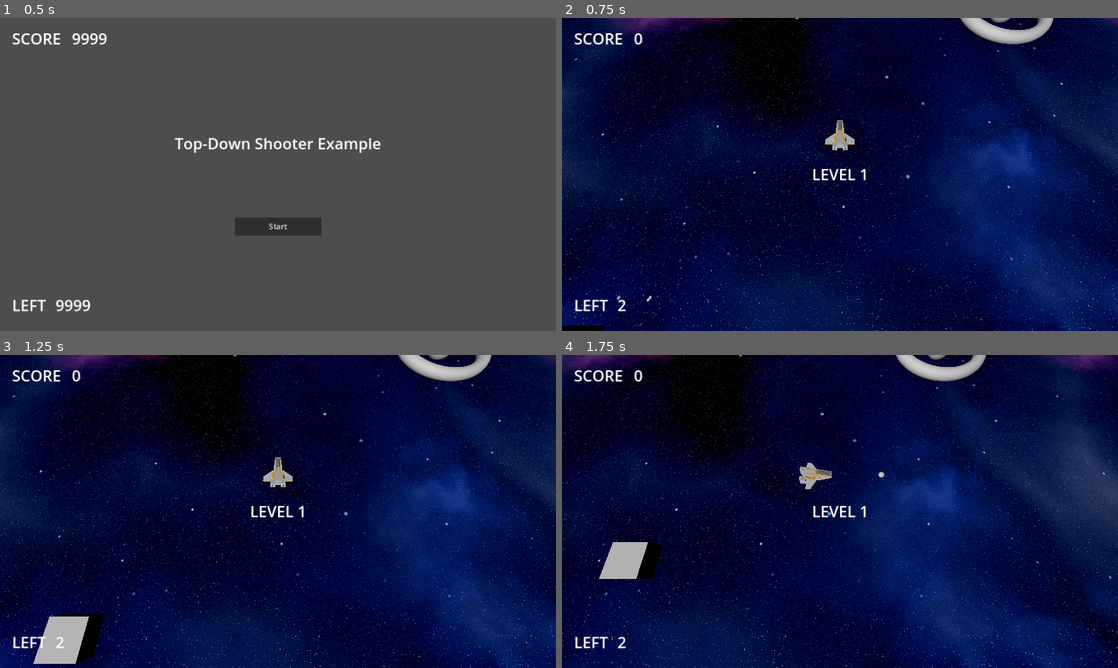
Above: before the commit, frames 1-4 (two rows, left to right).
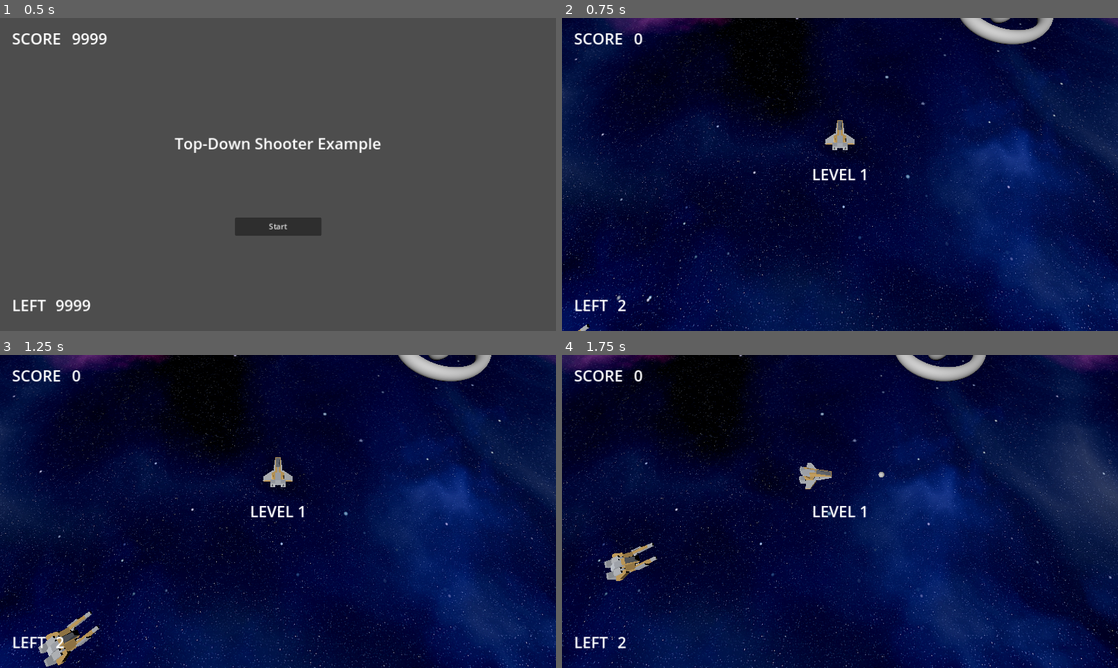
Above: after the commit, the same moments.

Repository: korinVR/TopDownShooterExample
Game: Godot game, scene res://main.tscn
The game is run twice, just before and just after one commit, with the same random seed, the same clock (stepped at 60 frames per second) and the same inputs.
Inputs:
- Up to frame 1 (0.5 s): no input
- Up to frame 2 (0.75 s): click "Start" at 0.5 s
- Up to frame 3 (1.25 s): no input
- Up to frame 4 (1.75 s): hold Right (ui_right) from 1.28 s (still down); tap Space (Fire) at 1.35 s

Frame 1 is identical in both runs. In frame 2, 0.1% of the frame differs, in the area x 0-8%, y 97-100%; in frame 3, 1.4%, in the area x 6-19%, y 81-100%; in frame 4, 1.0%.

Commit message:
Add enemy model

Diff:
--- a/enemy_ship/enemy_ship.gd
+++ b/enemy_ship/enemy_ship.gd
@@ -15,6 +15,8 @@
 		return
 	var direction = (%Player.global_position - global_position).normalized()
 	apply_force(direction * acceleration)
+
+	$Model.look_at(%Player.global_position)
 
 func _process(delta: float) -> void:
 	if %Player == null:
--- a/enemy_ship/enemy_ship.tscn
+++ b/enemy_ship/enemy_ship.tscn
@@ -1,6 +1,7 @@
-[gd_scene load_steps=4 format=3 uid="uid://dbajpjqyku81r"]
+[gd_scene load_steps=5 format=3 uid="uid://dbajpjqyku81r"]
 
 [ext_resource type="Script" path="res://enemy_ship/enemy_ship.gd" id="1_ray2f"]
+[ext_resource type="PackedScene" uid="uid://bt0t81eg1faxa" path="res://enemy_ship/craft_miner.glb" id="2_24txi"]
 
 [sub_resource type="BoxMesh" id="BoxMesh_jux8r"]
 size = Vector3(10, 5, 10)
@@ -21,8 +22,15 @@
 acceleration = 1e+06
 enemy_shot_speed = 50.0
 
-[node name="MeshInstance3D" type="MeshInstance3D" parent="."]
+[node name="Model" type="Node3D" parent="."]
+
+[node name="MeshInstance3D" type="MeshInstance3D" parent="Model"]
+visible = false
 mesh = SubResource("BoxMesh_jux8r")
+skeleton = NodePath("../..")
+
+[node name="craft_miner" parent="Model" instance=ExtResource("2_24txi")]
+transform = Transform3D(4.5, 0, 0, 0, 4.5, 0, 0, 0, 4.5, -8.9419, -1.04972, -6.86079)
 
 [node name="CollisionShape3D" type="CollisionShape3D" parent="."]
 shape = SubResource("BoxShape3D_k75ms")
Binary file added: enemy_ship/craft_miner.glb
Not shown, added: enemy_ship/craft_miner.glb.import
